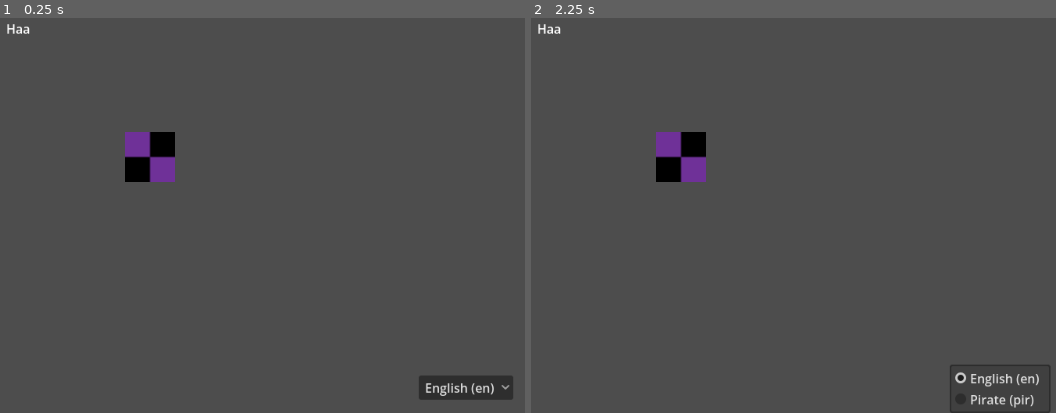
Above: before the commit, frames 1-2 (left to right).
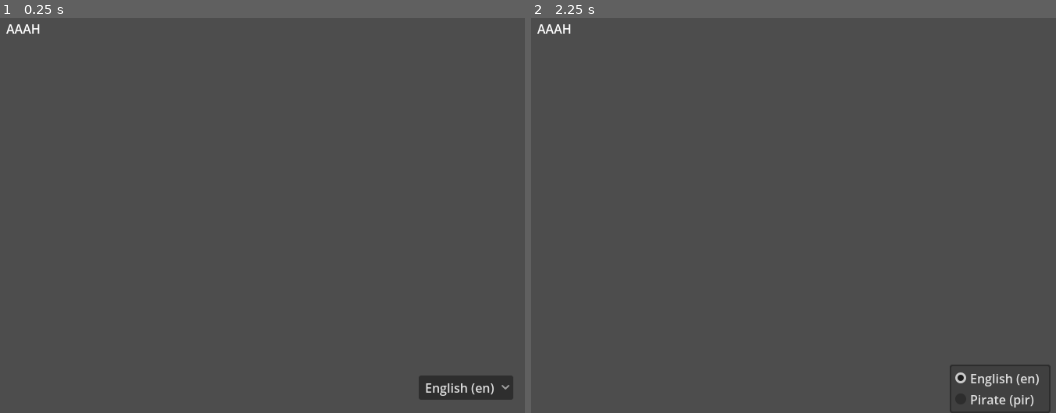
Above: after the commit, the same moments.

Repository: Nathan3-14/grimoire-nea
Game: Godot game, scene res://scenes/main.tscn
The game is run twice, just before and just after one commit, with the same random seed, the same clock (stepped at 60 frames per second) and the same inputs.
Inputs:
- Up to frame 1 (0.25 s): no input
- Up to frame 2 (2.25 s): click "English (en)" at 0.5 s; click "English (en)" at 1.25 s; click "English (en)" at 2 s

The runs differ from the first frame. In frame 1, 1.3% of the frame differs, in the area x 1-34%, y 1-42%; in frame 2, 1.3%.
Error before the commit: Invalid operands 'String' and 'int' in operator '+'. (res://scripts/custom_nodes/url_rect.gd:22)

Commit message:
Removed int str concat error

Diff:
--- a/project/scripts/custom_nodes/url_rect.gd
+++ b/project/scripts/custom_nodes/url_rect.gd
@@ -19,7 +19,7 @@
 
 func _http_request_completed(result, response_code, headers, body) -> void:
 	if result != HTTPRequest.RESULT_SUCCESS:
-		push_error("HTTP Request did not return 200 " + result)
+		push_error("HTTP Request did not return 200 " + str(result))
 
 	var image = Image.new()
 	var error = image.load_png_from_buffer(body)
Not shown, changed: project/build/index.html
Not shown, changed: project/build/index.pck
